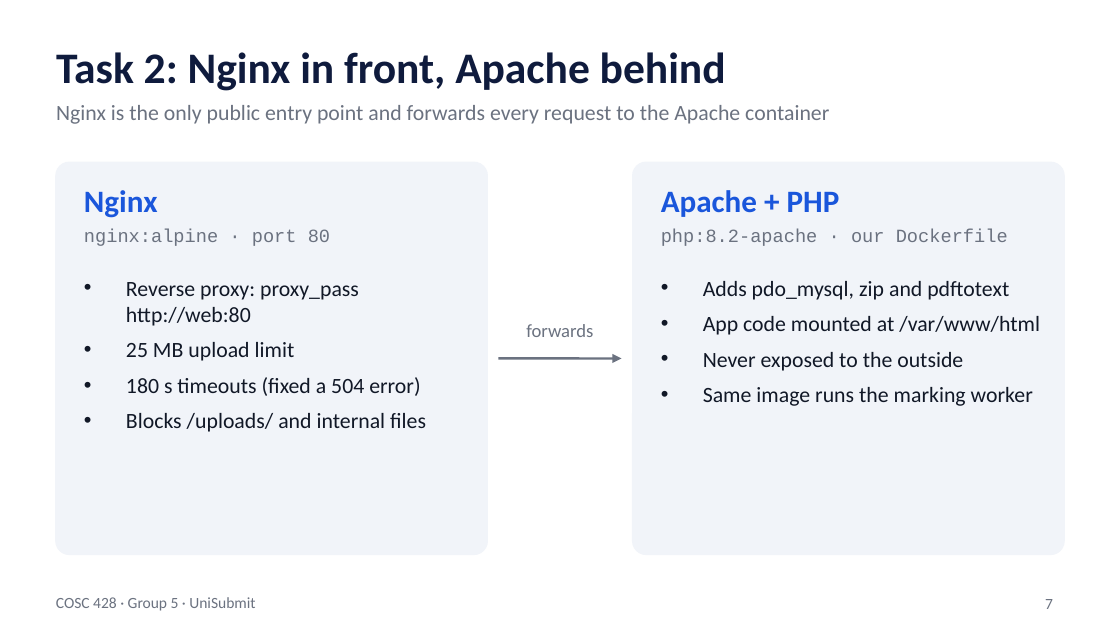
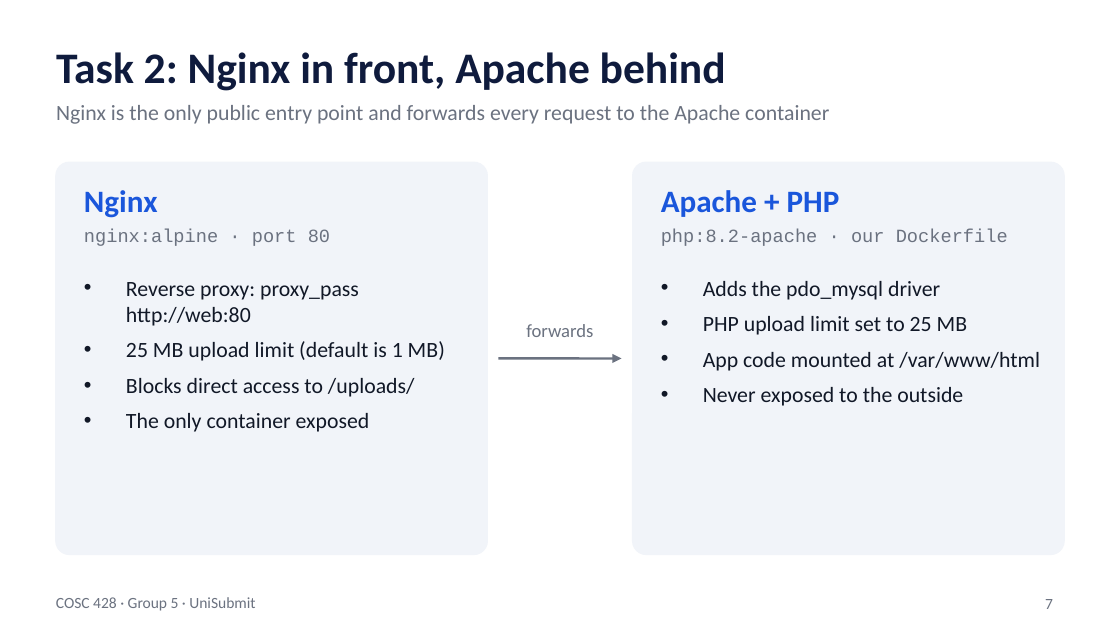
Before and after one commit to IRIR-Java/unisubmit, a slide deck: slide 7 of docs/COSC428_Group5_UniSubmit_Slides.pptx. Drawn at 1120x630 pixels with LibreOffice and Linux fonts; fonts in the diff are those of the drawing. Boxes give left, top, right and bottom in pixels: in the first picture for what was removed or moved away, otherwise in the second. Text is boxed around its words. In the diff, an @@ line names an element or a change of style, - is before the commit and + after.

```diff
--- a/docs/COSC428_Group5_UniSubmit_Slides.pptx
+++ b/docs/COSC428_Group5_UniSubmit_Slides.pptx
@@ text at (703,281,967,335): text changed @@
-• Adds pdo_mysql, zip and pdftotext
+• Adds the pdo_mysql driver
+• PHP upload limit set to 25 MB
@@ text at (126,341,445,432): text changed @@
-• 25 MB upload limit
-• 180 s timeouts (fixed a 504 error)
-• Blocks /uploads/ and internal files
+• 25 MB upload limit (default is 1 MB)
+• Blocks direct access to /uploads/
+• The only container exposed
@@ text at (703,387,1033,406): paragraph removed @@
-• Same image runs the marking worker
```
Also in this commit, not shown: 9 other slides changed, 3 slides added, 4 slides removed, 30 other files.
